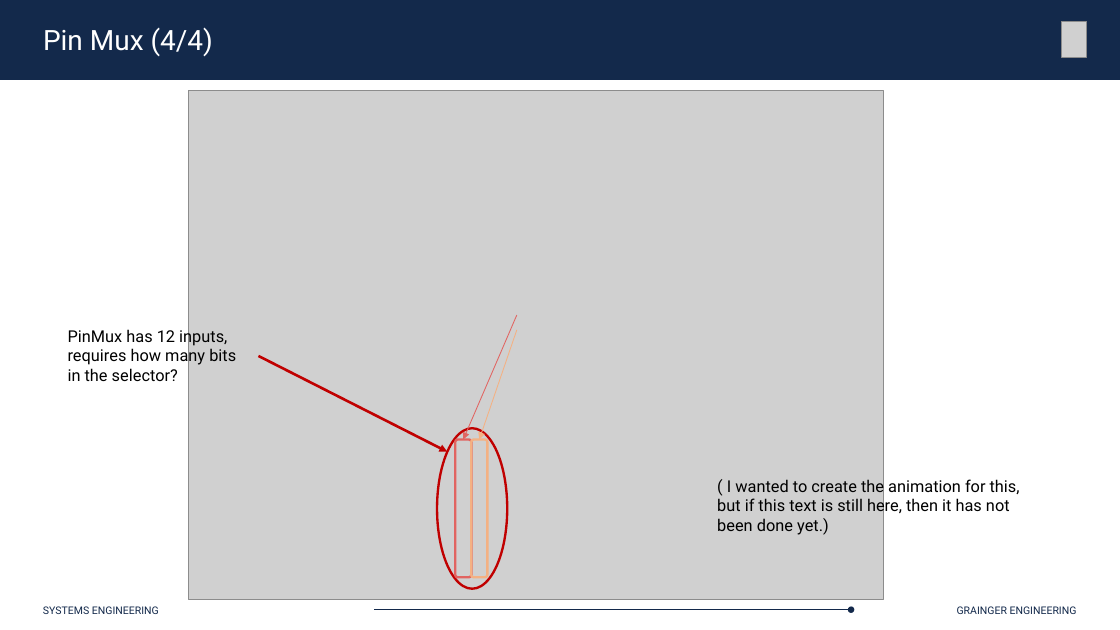
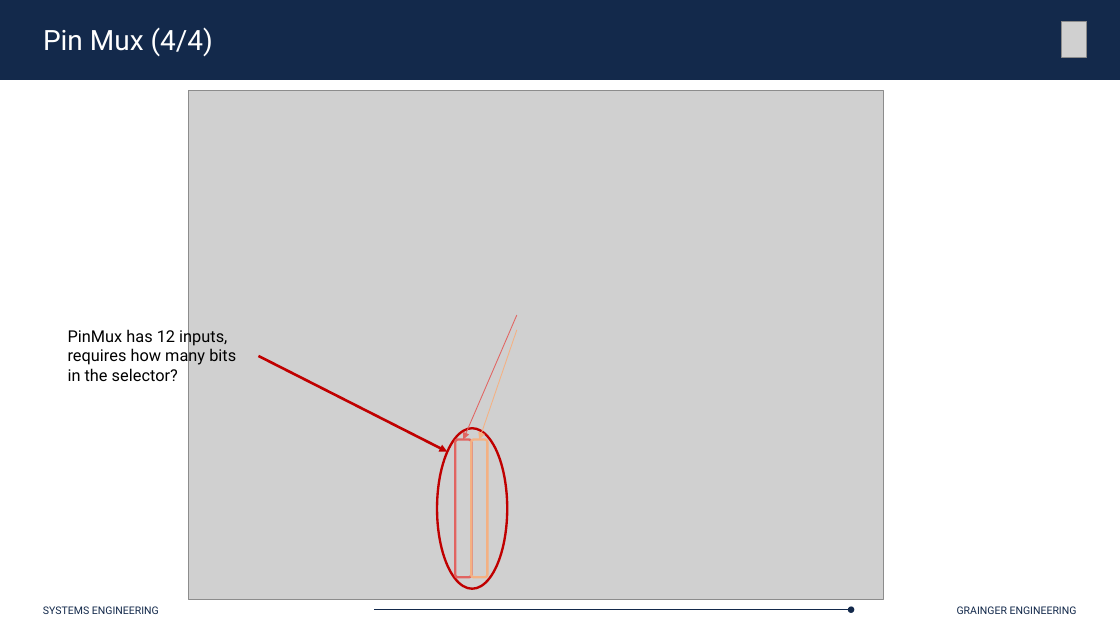
Before and after one commit to Marius-Juston/SE-423---Class-Material, a slide deck: slide 21 of Lectures/Slides/L3.pptx. Drawn at 1120x630 pixels with LibreOffice and Linux fonts; fonts in the diff are those of the drawing; grey boxes stand for pictures. Boxes give left, top, right and bottom in pixels: in the first picture for what was removed or moved away, otherwise in the second. Text is boxed around its words. In the diff, an @@ line names an element or a change of style, - is before the commit and + after.

```diff
--- a/Lectures/Slides/L3.pptx
+++ b/Lectures/Slides/L3.pptx
@@ text removed at bbox=[717, 477, 1020, 535] @@
-( I wanted to create the animation for this, but if this text is still here, then it has not been done yet.)
```
Also in this commit, not shown: 2 other files.
